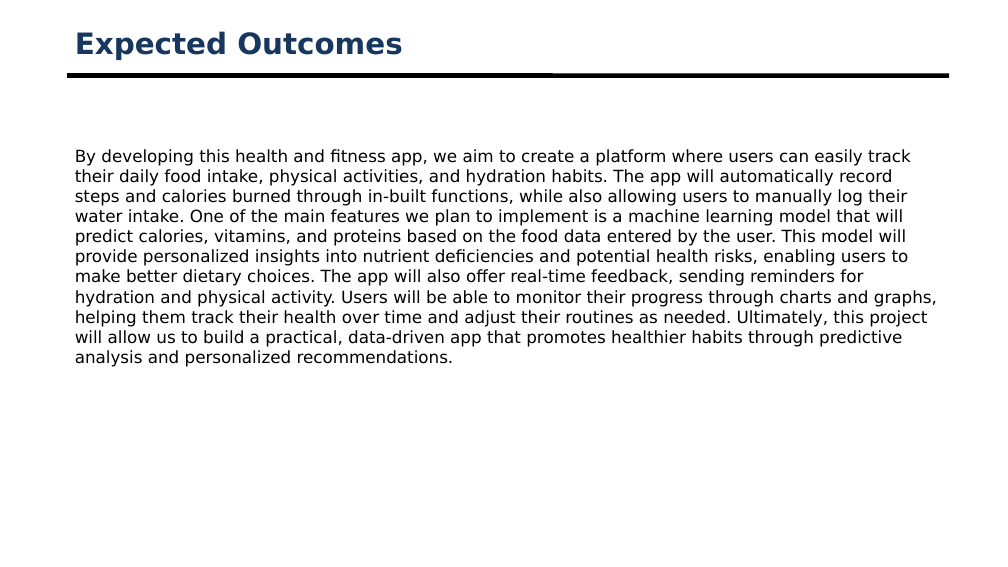
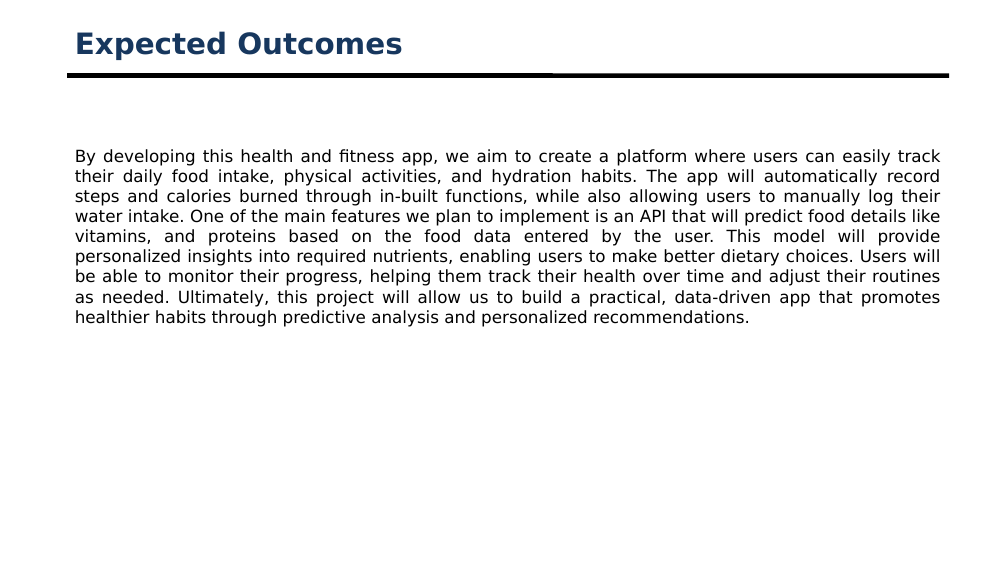
Before and after one commit to HealthBuddy99/HealthBuddy, a slide deck: slide 11 of review1.pptx (slide 12 before the commit). Drawn at 1008x567 pixels with LibreOffice and Linux fonts; fonts in the diff are those of the drawing; background and template pictures are left out. Boxes give left, top, right and bottom in pixels: in the first picture for what was removed or moved away, otherwise in the second. Text is boxed around its words. In the diff, an @@ line names an element or a change of style, - is before the commit and + after.

```diff
--- a/review1.pptx
+++ b/review1.pptx
@@ text at [75, 149, 941, 327]: text changed @@
-By developing this health and fitness app, we aim to create a platform where users can easily track their daily food intake, physical activities, and hydration habits. The app will automatically record steps and calories burned through in-built functions, while also allowing users to manually log their water intake. One of the main features we plan to implement is a machine learning model that will predict calories, vitamins, and proteins based on the food data entered by the user. This model will provide personalized insights into nutrient deficiencies and potential health risks, enabling users to make better dietary choices. The app will also offer real-time feedback, sending reminders for hydration and physical activity. Users will be able to monitor their progress through charts and graphs, helping them track their health over time and adjust their routines as needed. Ultimately, this project will allow us to build a practical, data-driven app that promotes healthier habits through predictive analysis and personalized recommendations.
+By developing this health and fitness app, we aim to create a platform where users can easily track their daily food intake, physical activities, and hydration habits. The app will automatically record steps and calories burned through in-built functions, while also allowing users to manually log their water intake. One of the main features we plan to implement is an API that will predict food details like vitamins, and proteins based on the food data entered by the user. This model will provide personalized insights into required nutrients, enabling users to make better dietary choices. Users will be able to monitor their progress, helping them track their health over time and adjust their routines as needed. Ultimately, this project will allow us to build a practical, data-driven app that promotes healthier habits through predictive analysis and personalized recommendations.
```
Also in this commit, not shown: 6 other slides changed, 1 slide added, 2 slides removed, 3 other files.
